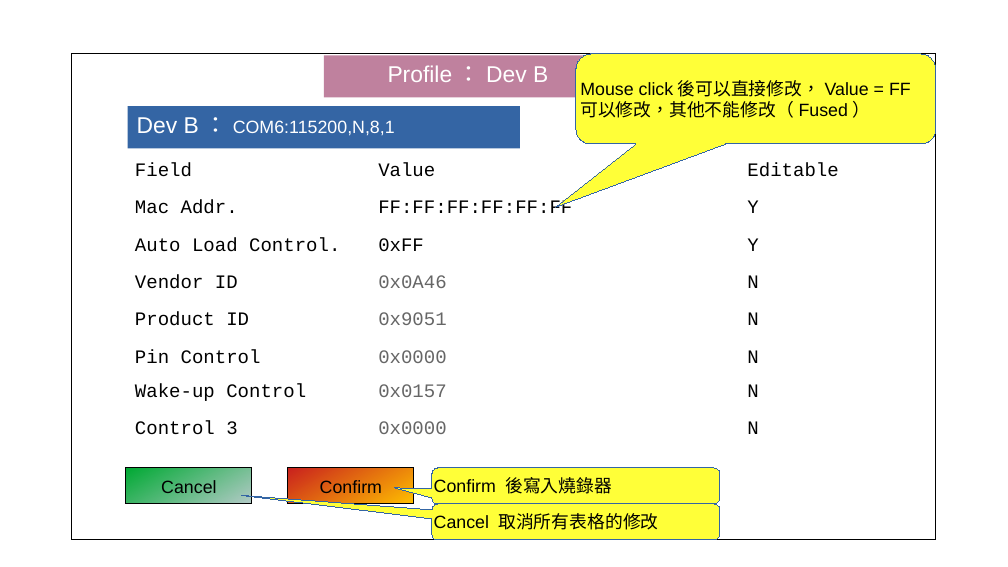
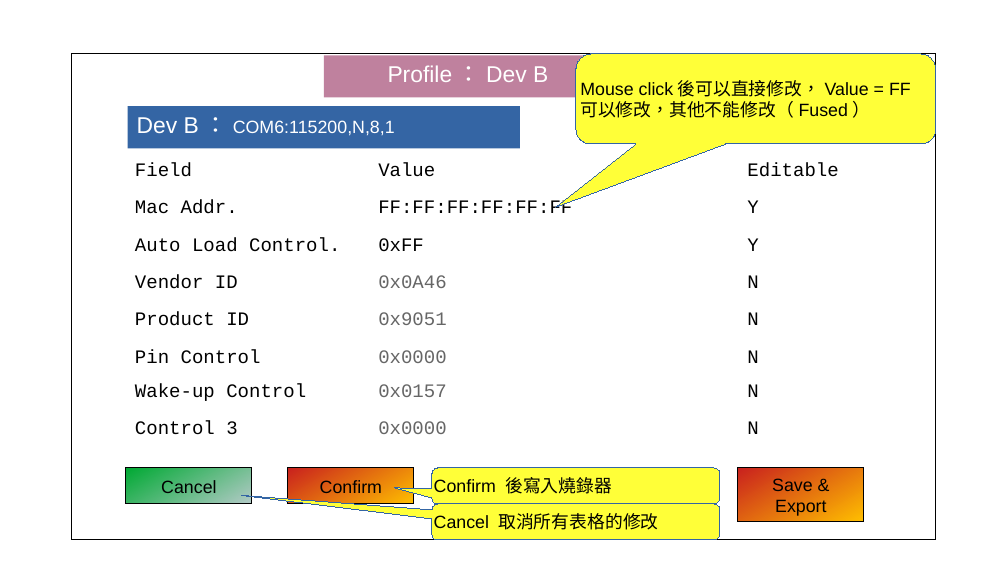
Before and after one commit to tomjpsun/obsidianVaults, a slide deck: slide 3 of DM9051A OTP 燒錄專案/8051A OTP GUI.odp. Drawn at 1008x567 pixels with LibreOffice and Linux fonts; fonts in the diff are those of the drawing. Boxes give left, top, right and bottom in pixels: in the first picture for what was removed or moved away, otherwise in the second. Text is boxed around its words. In the diff, an @@ line names an element or a change of style, - is before the commit and + after.

Commit message:
vault backup: 2023-12-15 14:34:38
Affected files:
DM9051A OTP 燒錄專案/.~lock.8051A OTP GUI.odp#
DM9051A OTP 燒錄專案/8051A OTP GUI.odp

```diff
--- a/DM9051A OTP 燒錄專案/8051A OTP GUI.odp
+++ b/DM9051A OTP 燒錄專案/8051A OTP GUI.odp
@@ rectangle added at bbox=[738, 468, 864, 522], fill gradient #C9211E to #FFBF00, outline #000000 0 pt dashed, 14 pt, text #000000 @@
+Save &
+Export
```
Also in this commit, not shown: 1 other file.
